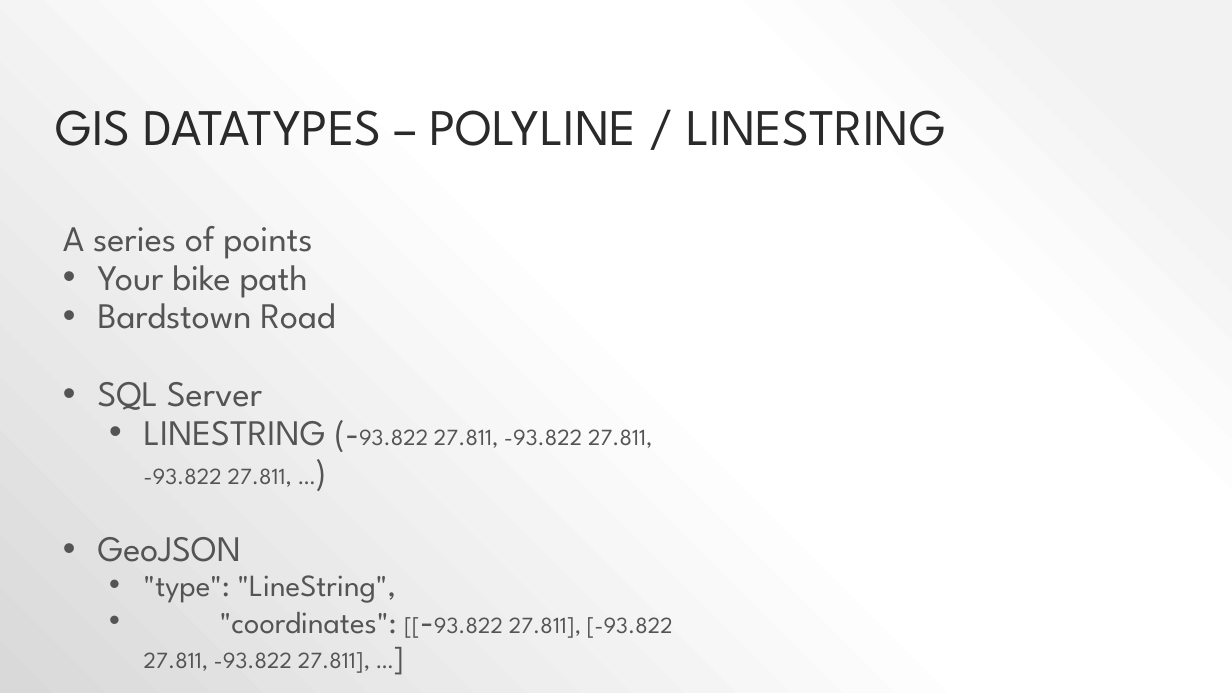
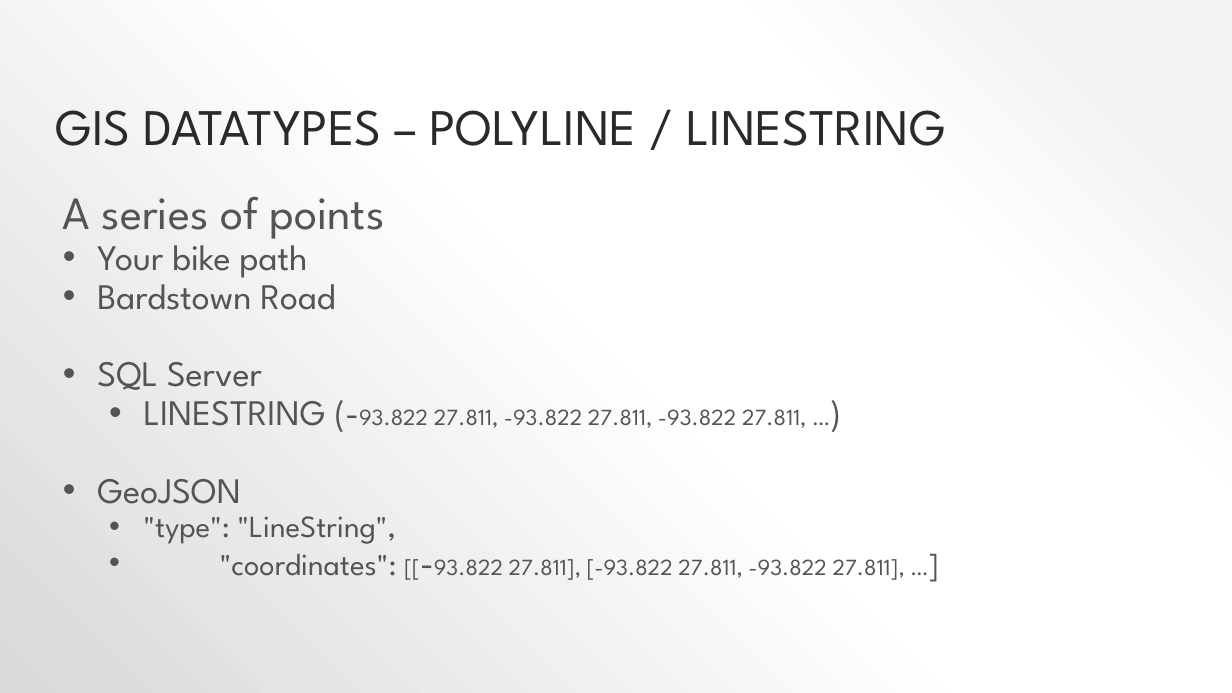
Before and after one commit to pjsteele/techtalksky, a slide deck: slide 15 of presentation/techTalk.pptx. Drawn at 1232x693 pixels with LibreOffice and Linux fonts; fonts in the diff are those of the drawing. Boxes give left, top, right and bottom in pixels: in the first picture for what was removed or moved away, otherwise in the second. Text is boxed around its words. In the diff, an @@ line names an element or a change of style, - is before the commit and + after.

```diff
--- a/presentation/techTalk.pptx
+++ b/presentation/techTalk.pptx
@@ text "A series of points": place and size @@
-text "A series of points" at [63, 226, 673, 673]
+text "A series of points" at [63, 196, 905, 580]
@@ text at [63, 196, 385, 239]: size 28 to 36 pt in "A series of points" @@
```
Also in this commit, not shown: 9 other slides changed, 3 other files.
